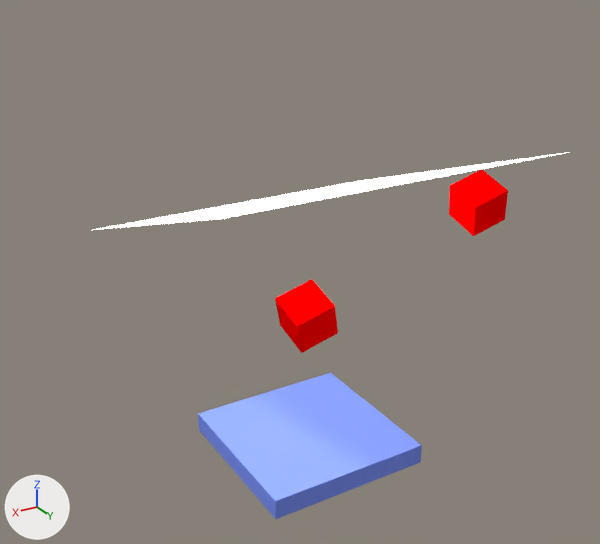
What one commit did to the Blender file introduction/blend/004_017.blend.
Before and after are seen from a camera (50 mm lens) standing at (18.2, 29.6, 20.7) and looking at (-0.2, -0.9, 5.4). Every picture has the same lights, and +X, +Y and +Z are marked at lower left.

Names of what the first picture shows: 'Cube', 'Cube_cell', 'Cube_cell.003', 'Cube_cell.004', 'Cube_cell.005', 'Cube_cell.006', 'Cube_cell.007_cell', 'Cube_cell.007_cell.003', 'Cube_cell.007_cell.005', 'Cube_cell.007_cell.007', 'Cube_cell.007_cell.008_cell.003', 'Cube_cell.007_cell.009', 'Cube_cell.007_cell.010', 'Cube_cell.007_cell.011', '平面', '立方体'.
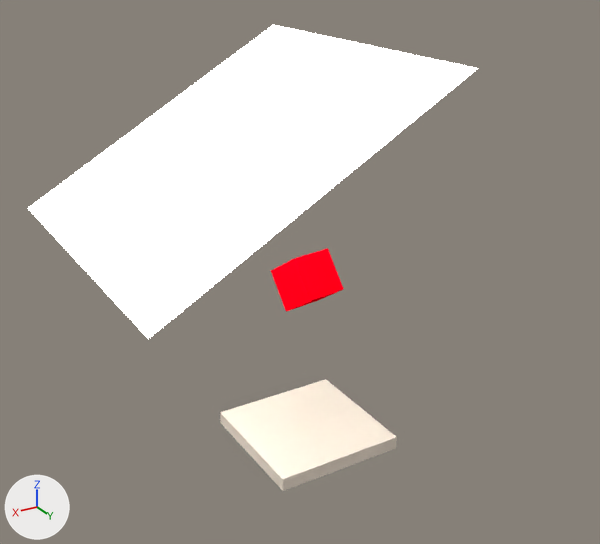
Pixel boxes (x1, y1, x2, y2) of what changed, in the pictures (600 x 544 px):
'平面', moved, turned, rescaled: before (93, 152, 569, 230); after (27, 25, 478, 339)
'立方体', recoloured, moved, rescaled (blue to white, 21% narrower, 23% shorter): before (198, 373, 422, 519); after (220, 379, 397, 491)
'Cube', recoloured, moved, turned (not visible afterwards): before (449, 169, 508, 236)
'Cube_cell.007', added (red): after (284, 266, 332, 308)
'Cube_cell.005', recoloured, reshaped, moved (12% shorter): before (275, 284, 312, 323); after (271, 256, 306, 290)
'Cube_cell.004', recoloured, reshaped, moved (30% wider, 50% shorter): before (281, 301, 317, 340); after (279, 293, 326, 312)
'Cube_cell', recoloured, reshaped, moved: before (283, 322, 327, 353); after (309, 294, 332, 304)
'Cube_cell.002', recoloured, moved: before (279, 320, 286, 332); after (304, 248, 335, 272)
'Cube_cell.007_cell', deleted: before (314, 302, 335, 317)
'Cube_cell.006', deleted: before (303, 279, 322, 296)
'Cube_cell.001', added: after (278, 266, 338, 293)
'Cube_cell.003', deleted: before (327, 320, 338, 339)
'Cube_cell.003_cell.008', added: after (331, 275, 343, 293)
'Cube_cell.007_cell.011', deleted: before (308, 297, 323, 310)
'Cube_cell.007_cell.005', deleted: before (317, 309, 333, 323)
'Cube_cell.007_cell.003', deleted: before (321, 314, 336, 326)
'Cube_cell.007_cell.010', deleted: before (312, 292, 326, 303)
'Cube_cell.003_cell.007', now drawn: after (331, 282, 338, 294)
'Cube_cell.007_cell.004', no longer drawn: before (317, 319, 321, 326)
'Cube_cell.007_cell.007', no longer drawn: before (332, 303, 336, 316)
'Cube_cell.007_cell.009', no longer drawn: before (325, 295, 328, 302)
'Cube_cell.007_cell.006', no longer drawn: before (327, 298, 332, 303)
part 1 of me_cube_cell_004, rebuilt (not visible before): after (271, 256, 306, 290)
part 2 of me_cube_cell_004, rebuilt (not visible afterwards): before (275, 284, 312, 323)
part 3 of me_cube_cell_003, rebuilt (not visible afterwards): before (281, 301, 317, 340)
part 4 of me_cube_cell_003, rebuilt (not visible before): after (279, 293, 326, 312)
part 5 of me_cube_cell_008, rebuilt (not visible afterwards): before (283, 322, 327, 353)

The change, as a list of edits to the scene's bpy script:
```text
Change mat_material:
    mat_material.base_color: (1.0, 0.0, 0.0) -> (1.0, 0.0, 0.00668)  # red #ff0000 -> red #ff0013
Change mat_マテリアル:
    mat_マテリアル.base_color: (0.179, 0.252, 0.8) -> (0.8, 0.698, 0.591)  # blue #7589e7 -> white #e7daca
Change me_cube_cell_004:
    remove me_cube_cell_004.from_pydata(...)  # 26 vertices, 11 faces; spans x -0.54..0.93, y -0.8..0.73, z -0.86..1.02
    add me_cube_cell_004.from_pydata(...)  # 23 vertices, 10 faces; spans x -0.6..0.49, y -1.14..0.87, z -1.0..0.89
    me_cube_cell_004 part 1: the loose piece of 14 vertices spanning x -0.54..0.92, y -0.8..0.73, z -0.86..1.02 is rebuilt with 12 vertices and now spans x -0.6..0.49, y -1.14..0.87, z -1.0..0.89
    me_cube_cell_004 part 2: the loose piece of 12 vertices spanning x -0.53..0.93, y -0.8..0.73, z -0.86..1.02 is rebuilt with 11 vertices and now spans x -0.6..0.42, y -1.14..0.87, z -1.0..0.88
Change me_cube_cell_003:
    remove me_cube_cell_003.from_pydata(...)  # 14 vertices, 6 faces; spans x -0.62..0.66, y -0.92..0.71, z -0.88..0.68
    add me_cube_cell_003.from_pydata(...)  # 23 vertices, 10 faces; spans x -0.93..0.91, y -0.73..0.72, z -0.62..0.27
    me_cube_cell_003 part 3: the loose piece of 7 vertices spanning x -0.53..0.66, y -0.92..0.71, z -0.88..0.68 is rebuilt with 12 vertices and now spans x -0.93..0.91, y -0.73..0.72, z -0.62..0.27
    me_cube_cell_003 part 4: the loose piece of 7 vertices spanning x -0.62..0.66, y -0.92..0.71, z -0.88..0.68 is rebuilt with 11 vertices and now spans x -0.93..0.91, y -0.73..0.72, z -0.62..0.27
Change me_cube_cell_008:
    remove me_cube_cell_008.from_pydata(...)  # 34 vertices, 15 faces; spans x -0.88..0.81, y -0.82..1.06, z -1.05..0.82
    add me_cube_cell_008.from_pydata(...)  # 14 vertices, 6 faces; spans x -0.44..0.93, y -0.95..0.67, z -0.55..0.29
    me_cube_cell_008 part 5: the loose piece of 15 vertices spanning x -0.88..0.81, y -0.82..1.06, z -1.05..0.43 is rebuilt with 7 vertices and now spans x -0.44..0.93, y -0.95..0.67, z -0.53..0.29
Change ob_平面:
    ob_平面.location: (-0.08, 0.1, 9.47) -> (3.9, 0.0, 12.09)
    ob_平面.rotation_euler: (0.33, 0.0, 0.0) -> (0.0, 0.514, 0.0)  # degrees (19, 0, 0) -> degrees (0, 29, 0)
    ob_平面.scale: (7.76, 7.76, 7.76) -> (7.37, 7.37, 7.37)
Remove ob_cube_cell_007_cell_011:
    ob_cube_cell_007_cell_011 = bpy.data.objects.new('Cube_cell.007_cell.011', me_cube_cell_007_cell_009)
Remove ob_cube_cell_007_cell_010:
    ob_cube_cell_007_cell_010 = bpy.data.objects.new('Cube_cell.007_cell.010', me_cube_cell_007_cell_008)
Remove ob_cube_cell_007_cell_005:
    ob_cube_cell_007_cell_005 = bpy.data.objects.new('Cube_cell.007_cell.005', me_cube_cell_007_cell_003)
Remove ob_cube_cell_007_cell_003:
    ob_cube_cell_007_cell_003 = bpy.data.objects.new('Cube_cell.007_cell.003', me_cube_cell_007_cell_001)
Remove ob_cube_cell_007_cell:
    ob_cube_cell_007_cell = bpy.data.objects.new('Cube_cell.007_cell', me_cube_cell_007_cell_013)
Remove ob_cube_cell_006:
    ob_cube_cell_006 = bpy.data.objects.new('Cube_cell.006', me_cube_cell_005)
Change ob_cube_cell_005:
    ob_cube_cell_005.location: (0.35, -0.39, 3.88) -> (0.73, -0.17, 5.89)
Change ob_cube_cell_004:
    ob_cube_cell_004.location: (0.61, 0.54, 3.81) -> (0.22, 0.14, 4.59)
Remove ob_cube_cell_003:
    ob_cube_cell_003 = bpy.data.objects.new('Cube_cell.003', me_cube_cell_002)
Change ob_cube_cell_002:
    ob_cube_cell_002.location: (-0.35, -0.71, 3.05) -> (-0.23, 0.19, 6.35)
Change ob_cube_cell:
    ob_cube_cell.location: (0.15, -0.02, 3.09) -> (-0.66, 0.04, 4.5)
Change ob_立方体:
    ob_立方体.location: (0.0, 0.0, -3.16) -> (0.0, 0.0, -2.72)
    ob_立方体.scale: (4.01, 4.01, -0.491) -> (3.16, 3.16, 0.323)
Change ob_cube:
    ob_cube.location: (-10.06, 0.0, 7.35) -> (0.0, -7.89, 5.37)
    ob_cube.rotation_euler: (-0.332, 0.301, -0.076) -> (-1.543, 0.599, -1.381)  # degrees (-19, 17, -4.4) -> degrees (-88, 34, -79)
Add ob_cube_cell_001:
    ob_cube_cell_001 = bpy.data.objects.new('Cube_cell.001', me_cube_cell_000)  # 42 vertices, 15 faces; spans x -0.89..1.42, y -1.55..0.97, z -0.95..0.92; in mat_material (red #ff0013)
    ob_cube_cell_001.location = (-0.27, 0.01, 5.46)
Add ob_cube_cell_007:
    ob_cube_cell_007 = bpy.data.objects.new('Cube_cell.007', me_cube_cell_005_1)  # 29 vertices, 11 faces; spans x -0.99..0.73, y -0.83..0.96, z -0.8..1.19; in mat_material (red #ff0013)
    ob_cube_cell_007.location = (0.34, 0.59, 5.2)
Add ob_cube_cell_003_cell_008:
    ob_cube_cell_003_cell_008 = bpy.data.objects.new('Cube_cell.003_cell.008', me_cube_cell_003_cell_004)  # 44 vertices, 18 faces; spans x -0.295..0.281, y -0.26..0.315, z -0.24..0.542; in mat_material (red #ff0013)
    ob_cube_cell_003_cell_008.location = (-0.92, 0.93, 5.14)
```
